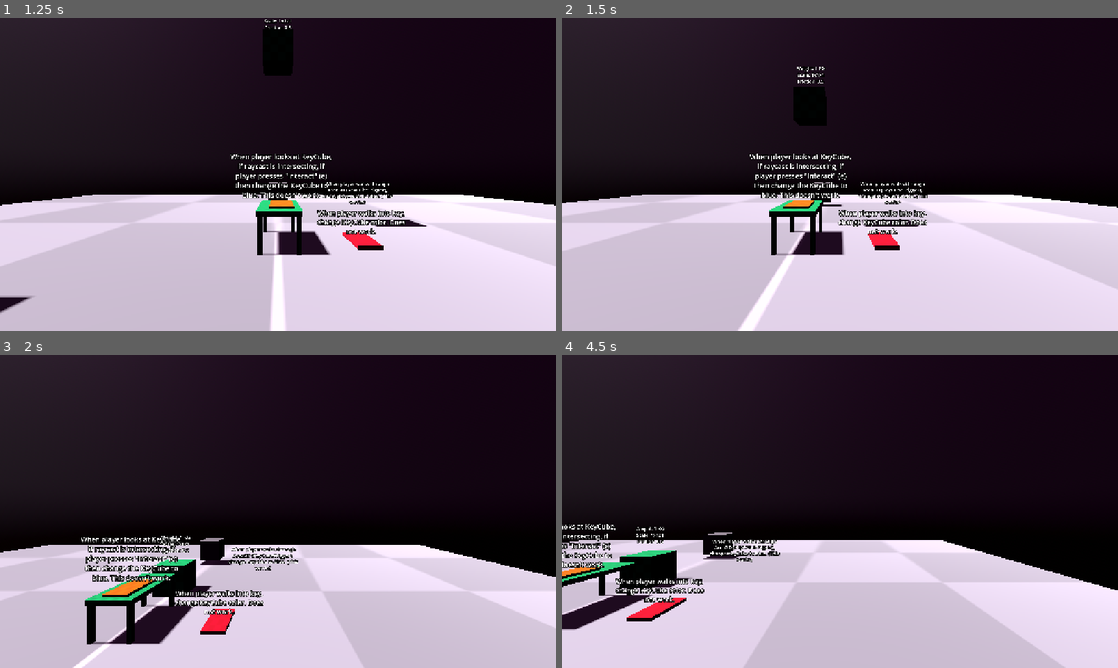
Above: before the commit, frames 1-4 (two rows, left to right).
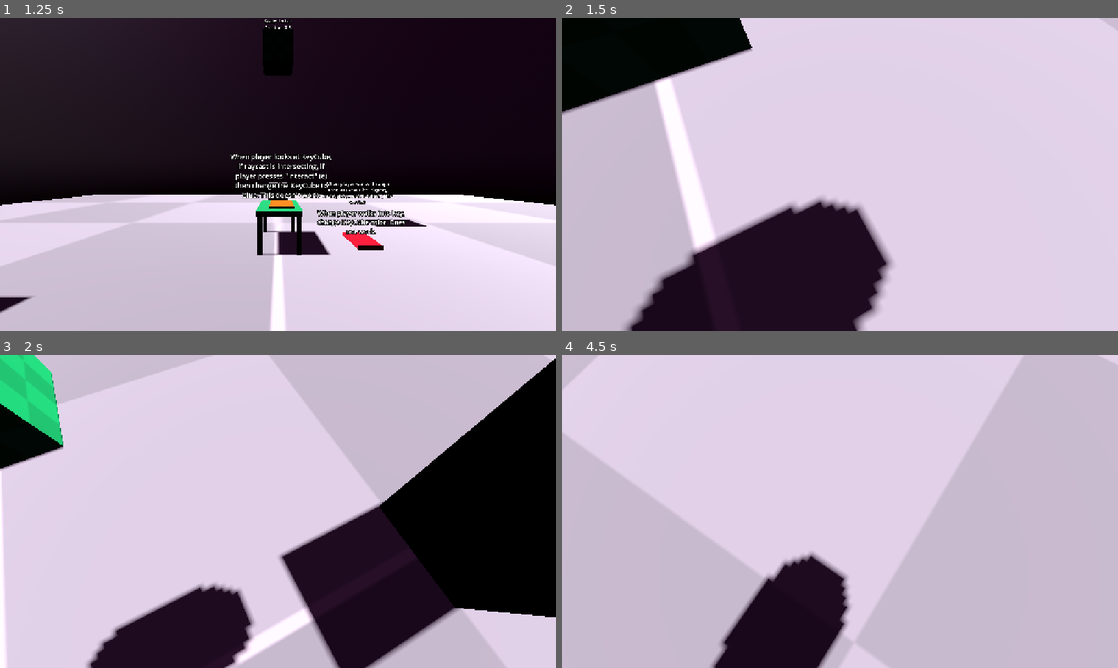
Above: after the commit, the same moments.

Repository: RubberDev/3d-game-test
Game: Godot game, scene res://TitleScreens/DebugTitleScr/DebugTitleScreen.tscn
Same seed, same stepped clock (60 frames per second), same inputs: the game is played once before the commit and once after it. Sound files missing from this copy of the repository are replaced by a short silence.
Inputs (mouse positions are in pixels of both pictures, inside the frame that each line leads up to):
- Up to frame 1 (1.25 s): click "Phys and Trigger Test" at 0.5 s
- Up to frame 2 (1.5 s): tap Enter at 1.25 s; move the mouse to (962, 158) at 1.27 s; hold D (Right) from 1.28 s (still down); hold Ctrl (Crouch) from 1.28 s (still down)
- Up to frame 3 (2 s): keep holding D (Right); keep holding Ctrl (Crouch); tap Space (Jump) at 1.52 s
- Up to frame 4 (4.5 s): move the mouse to (728, 527) at 2.02 s; release D (Right) at 2.03 s; release Ctrl (Crouch) at 2.03 s; hold S (Back) 2.03-2.78 s; tap F (Flashlight) at 2.1 s; tap Space (Jump) at 2.27, 3.77 s; move the mouse to (895, 442) at 2.77 s; hold D (Right) 2.78-3.53 s; tap E (Interact) at 2.85 s; move the mouse to (812, 574) at 3.52 s; hold W (Forward) 3.53-4.28 s; tap Shift (Sprint) at 3.6 s; move the mouse to (1006, 558) at 4.27 s; hold A (Left) from 4.28 s (still down); hold Alt (Walk) from 4.28 s (still down)

Frame 1 is identical in both runs. In frame 2, 75% of the frame differs, in the area x 0-100%, y 0-100%; in frame 3, 72%; in frame 4, 86%.

Commit message:
Added camera control to player, changed const to var

Diff:
--- a/Player/Scripts/player.gd
+++ b/Player/Scripts/player.gd
@@ -1,9 +1,12 @@
 extends CharacterBody3D
 
 
-const SPEED = 5.0
-const JUMP_VELOCITY = 4.5
+var SPEED = 5.0
+var JUMP_VELOCITY = 4.5
 
+
+func _ready() -> void:
+	Input.mouse_mode = Input.MOUSE_MODE_CAPTURED
 
 func _physics_process(delta: float) -> void:
 	# Add the gravity.
@@ -15,7 +18,6 @@
 		velocity.y = JUMP_VELOCITY
 
 	# Get the input direction and handle the movement/deceleration.
-	# As good practice, you should replace UI actions with custom gameplay actions.
 	var input_dir := Input.get_vector("Left", "Right", "Forward", "Back")
 	var direction := (transform.basis * Vector3(input_dir.x, 0, input_dir.y)).normalized()
 	if direction:
@@ -26,3 +28,11 @@
 		velocity.z = move_toward(velocity.z, 0, SPEED)
 
 	move_and_slide()
+
+
+func _input(event: InputEvent) -> void:
+	if event is InputEventMouseMotion:
+		if Input.mouse_mode == Input.MOUSE_MODE_CAPTURED:
+			rotate_y(-event.relative.x * 0.005)
+			$PlyrCam.rotate_x(-event.relative.y * 0.005)
+			$PlyrCam.rotation.x = clamp($PlyrCam.rotation.x, -PI/2, PI/2)
